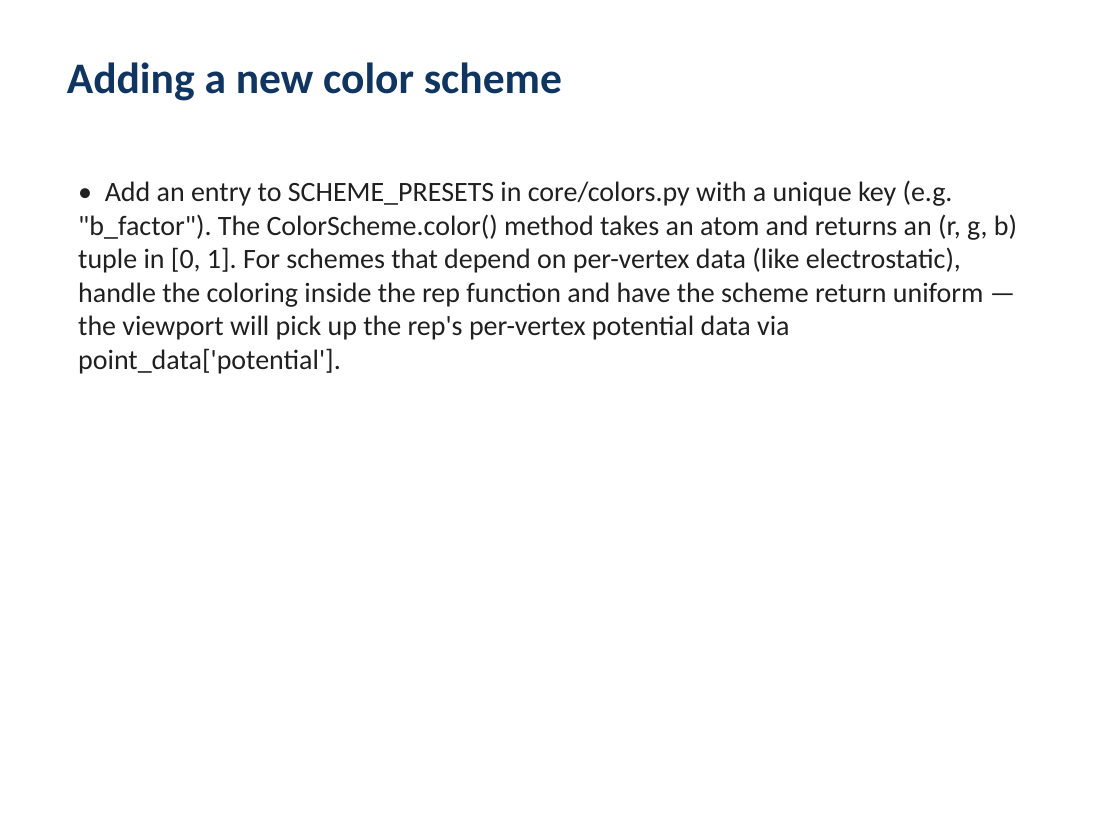
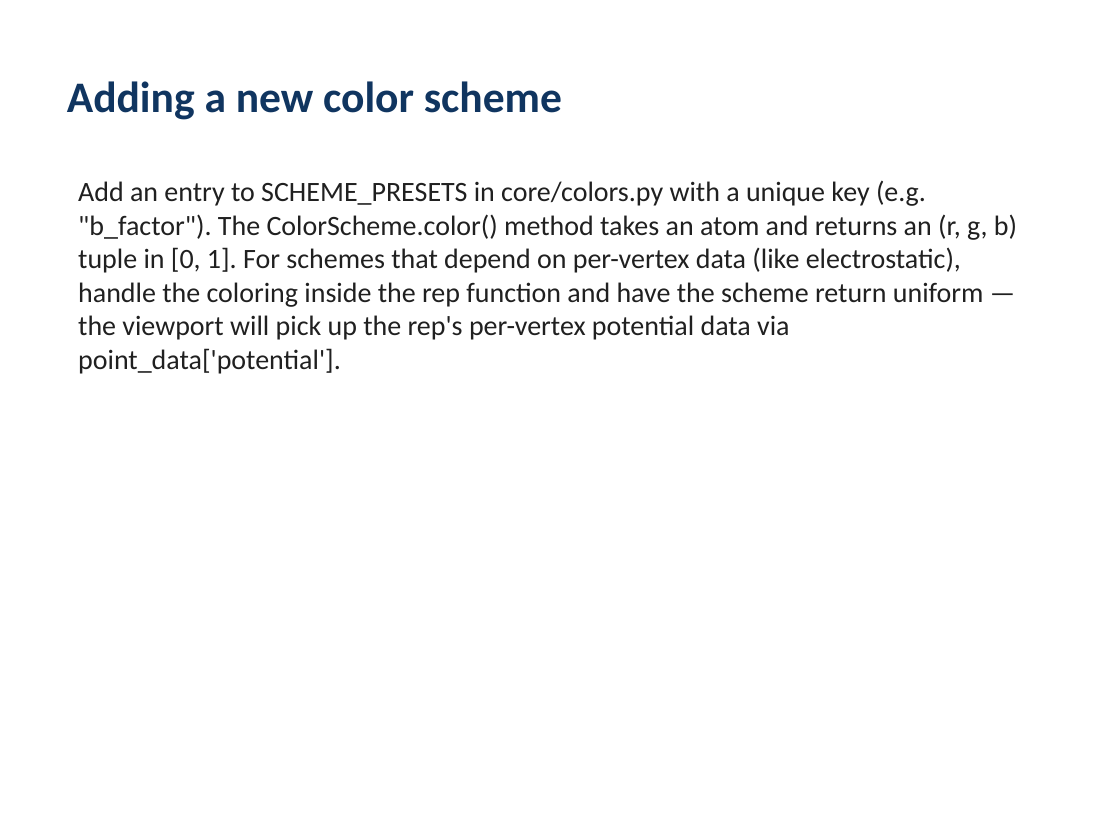
Before and after one commit to kekegg/protein-studio, a slide deck: slide 9 of docs/DeveloperGuide.pptx (slide 8 before the commit). Drawn at 1120x840 pixels with LibreOffice and Linux fonts; fonts in the diff are those of the drawing. Boxes give left, top, right and bottom in pixels: in the first picture for what was removed or moved away, otherwise in the second. Text is boxed around its words. In the diff, an @@ line names an element or a change of style, - is before the commit and + after.

```diff
--- a/docs/DeveloperGuide.pptx
+++ b/docs/DeveloperGuide.pptx
@@ text "Adding a new color scheme" at (67,81,562,120): vertical alignment top to middle @@
@@ text at (78,180,1017,374): text changed @@
-• Add an entry to SCHEME_PRESETS in core/colors.py with a unique key (e.g. "b_factor"). The ColorScheme.color() method takes an atom and returns an (r, g, b) tuple in [0, 1]. For schemes that depend on per-vertex data (like electrostatic), handle the coloring inside the rep function and have the scheme return uniform — the viewport will pick up the rep's per-vertex potential data via point_data['potential'].
+Add an entry to SCHEME_PRESETS in core/colors.py with a unique key (e.g. "b_factor"). The ColorScheme.color() method takes an atom and returns an (r, g, b) tuple in [0, 1]. For schemes that depend on per-vertex data (like electrostatic), handle the coloring inside the rep function and have the scheme return uniform — the viewport will pick up the rep's per-vertex potential data via point_data['potential'].
```
Also in this commit, not shown: 9 other slides changed, 1 slide added, 8 other files.
